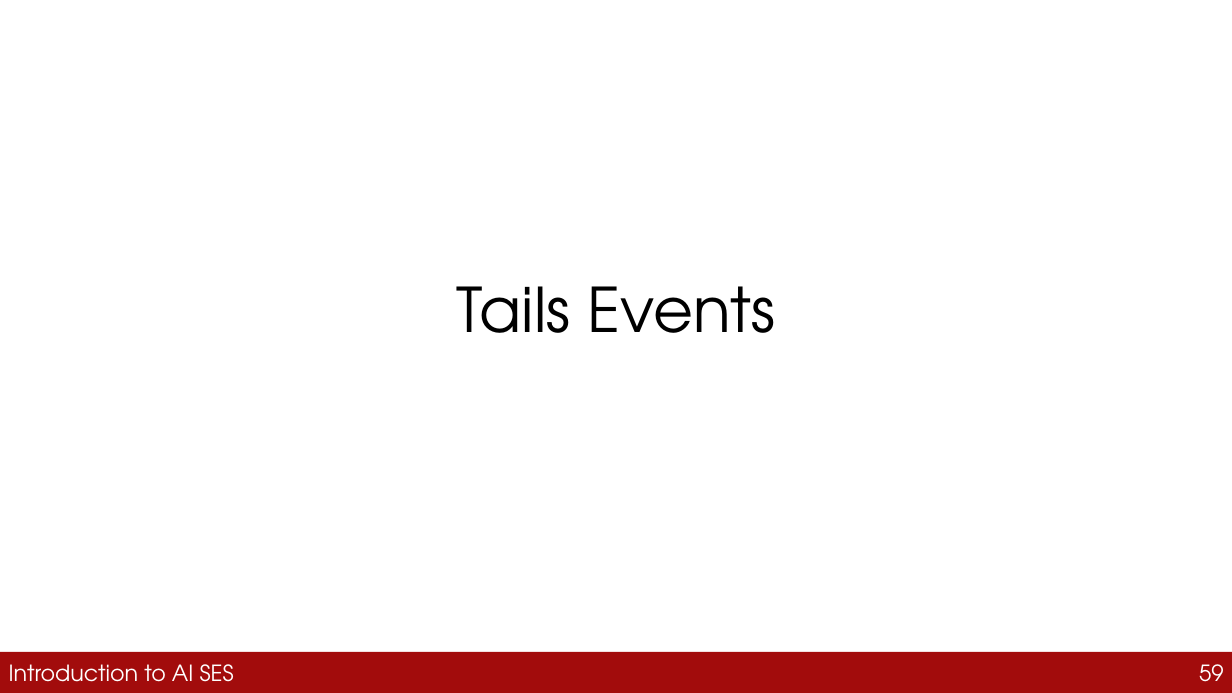
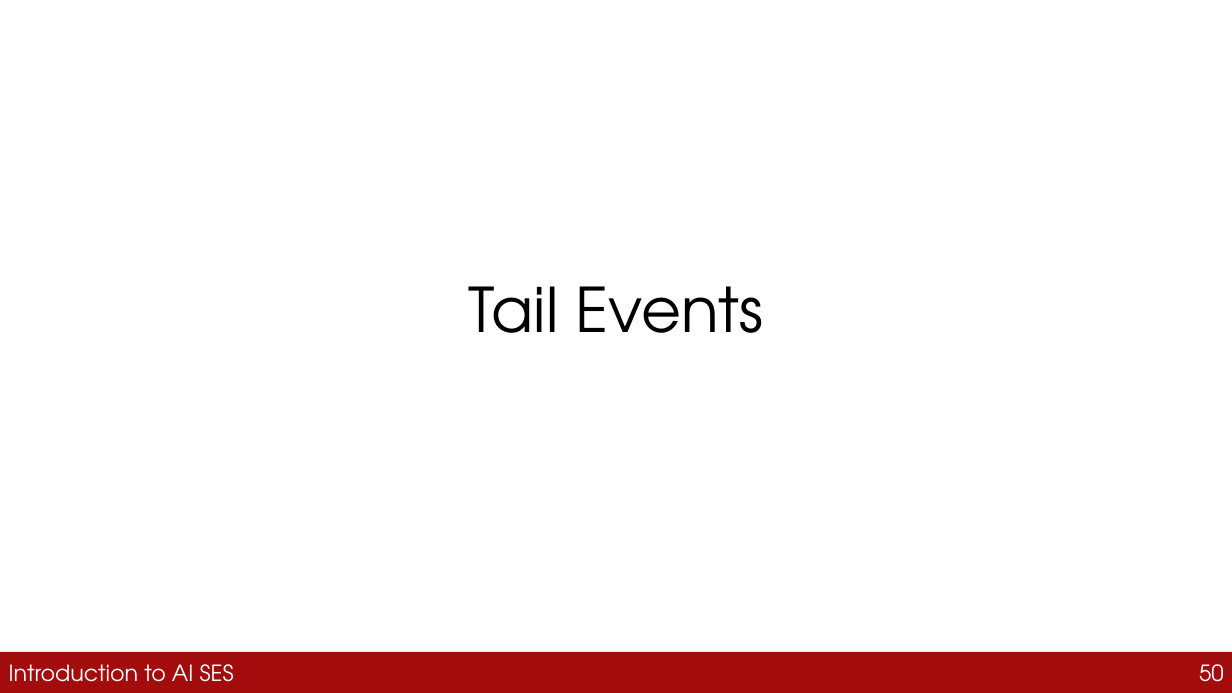
Before and after one commit to guhofstra/CSC163Fa26, a slide deck: slide 50 of PPTs/4_safety_engineering.pptx (slide 59 before the commit). Drawn at 1232x693 pixels with LibreOffice and Linux fonts; fonts in the diff are those of the drawing. Boxes give left, top, right and bottom in pixels: in the first picture for what was removed or moved away, otherwise in the second. Text is boxed around its words. In the diff, an @@ line names an element or a change of style, - is before the commit and + after.

```diff
--- a/PPTs/4_safety_engineering.pptx
+++ b/PPTs/4_safety_engineering.pptx
@@ title at (468, 286, 763, 333): text changed @@
-Tails Events
+Tail Events
@@ page number at (1199, 664, 1224, 682): text changed @@
-59
+50
```
Also in this commit, not shown: 5 other slides changed, 16 slides removed, 4 other files.
